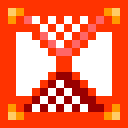
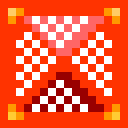
Layers edited between the first and the second 128 x 128 image:
added layer "Layer #3" above "Layer #1" over [left=8, top=16, right=120, bottom=120]
hid "Layer #1" over [left=8, top=16, right=120, bottom=120]
